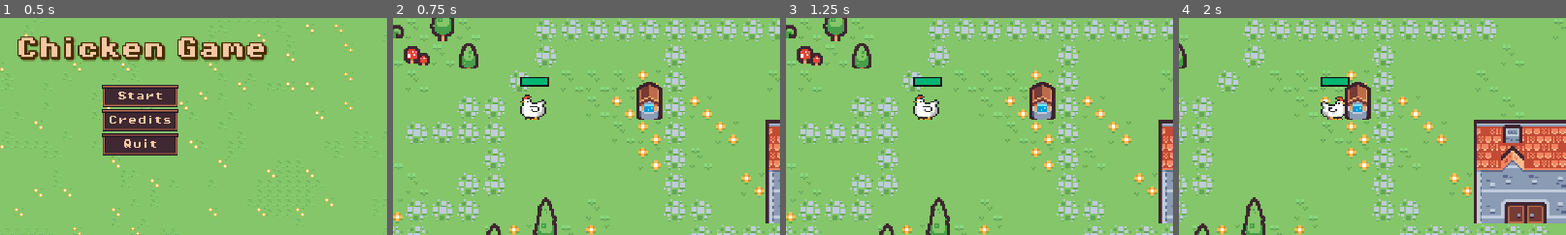
Above: before the commit, frames 1-4 (left to right).
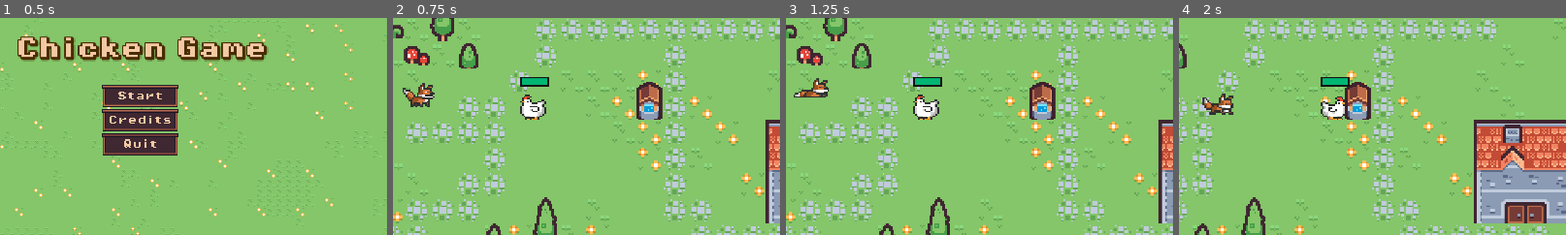
Above: after the commit, the same moments.

Repository: abeyahc/chicken-game
Game: Godot game, scene res://Scenes/menu.tscn
Two runs of this game, one before a commit and one after it. Both use one fixed random seed, a clock stepped at 60 frames per second and the inputs below.
Inputs:
- Up to frame 1 (0.5 s): no input
- Up to frame 2 (0.75 s): click "Credits" at 0.5 s
- Up to frame 3 (1.25 s): no input
- Up to frame 4 (2 s): hold Right (move_right) from 1.28 s (still down)
The pictures show only the part of the screen within x 32-82%, y 27-76%; the shares and areas given below are measured in that part.

Frame 1 is identical in both runs. In frame 2, 0.5% of the frame differs, in the area x 2-11%, y 29-42%; in frame 3, 0.4%; in frame 4, 0.5%.

Commit message:
FOX improvement

Diff:
--- a/chicken game/Scenes/player.tscn
+++ b/chicken game/Scenes/player.tscn
@@ -140,6 +140,7 @@
 script = ExtResource("1_yin8l")
 
 [node name="Healthbar" parent="." instance=ExtResource("2_8c5sq")]
+z_index = 3
 offset_left = -7.0
 offset_top = -26.0
 offset_right = 9.0
--- a/chicken game/Scripts/fox.gd
+++ b/chicken game/Scripts/fox.gd
@@ -13,6 +13,7 @@
 @export var nav_agent: NavigationAgent2D
 var direction = Vector2.ZERO
 @onready var player = $"../Player"
+var escaping = false
 
 
 func _physics_process(delta):
@@ -21,11 +22,13 @@
 	ray_cast_2d.rotation = angle
 
 	if (ray_cast_2d.is_colliding() == false) and (player_chase == false) and (detection_var == false) and zone:
-		print(ray_cast_2d.is_colliding())
 		detection_var = true
 		detection()
 
-	if (player_chase == true):
+	if escaping and global_position.distance_to(nav_agent.get_final_position()) < 1.0:
+		escaping = false
+
+	if (player_chase == true) or escaping:
 		animation.play("attack")
 		direction = nav_agent.get_next_path_position() - global_position
 		direction = direction.normalized()
@@ -38,7 +41,7 @@
 			animation.flip_h = false
 	elif (player_chase == false) and (huh == false):
 		animation.play("idle")
-
+		velocity = Vector2.ZERO
 func _on_detection_area_body_entered(body):
 	zone = true
 
@@ -46,6 +49,7 @@
 	player_chase = false
 	zone = false
 	detection_var = false
+	escaping= true
 	timer.stop()
 
 func _on_timer_timeout_nav():
@@ -61,4 +65,5 @@
 
 func detection():
 	huh = true
+	animation.play("detect")
 	timer.start()
--- a/chicken game/Scripts/game.gd
+++ b/chicken game/Scripts/game.gd
@@ -3,7 +3,7 @@
 @onready var player = $Player
 @onready var fox = $fox
 const fox_scene = preload("res://Scenes/fox.tscn")
-@export var num_foxes = 2
+@export var num_foxes = 5
 @onready var collisions = $NavigationRegion2D/collisions
 
 var tile_coll_coordinates = []
